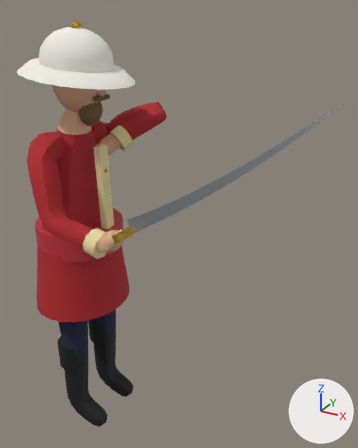
The glTF model models/era2/ingliz_otliq.glb: old version first, new version second.
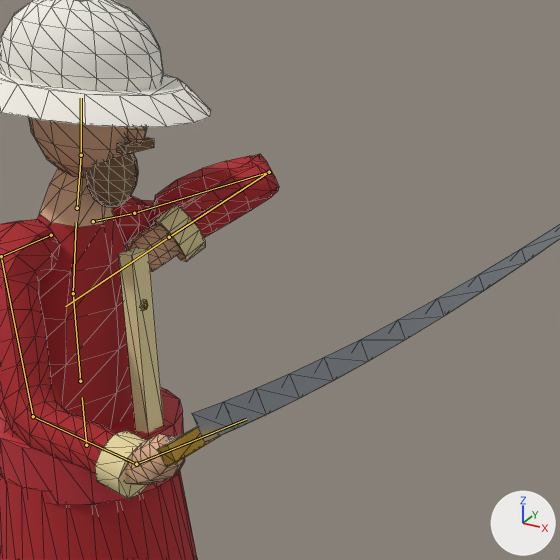
Old and new are each drawn whole from a 50 mm camera at (1.33, -1.548, 1.854) aimed at (0.436, 0.079, 1.04) and again close up on the part from 11% to 82% of the width and 7% to 64% of the height. The axes (+X, +Y, +Z) are drawn at lower right. The lights are the same throughout. The last two pictures show the newer version. Both versions are drawn at frame 24 of the action 'Block'; the numbers are the values there. The bones that change, and the others that lie on the model, are drawn over the model as lines in the close-ups. The close-ups show mesh edges as thin lines.

Names of what the first close-up shows: 'Body', 'Sword'.
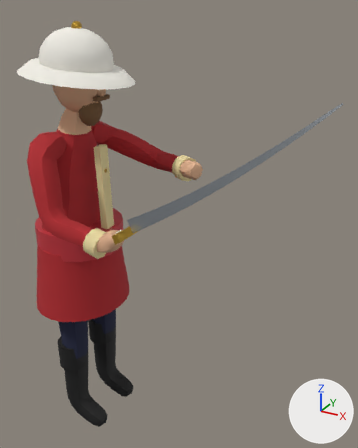
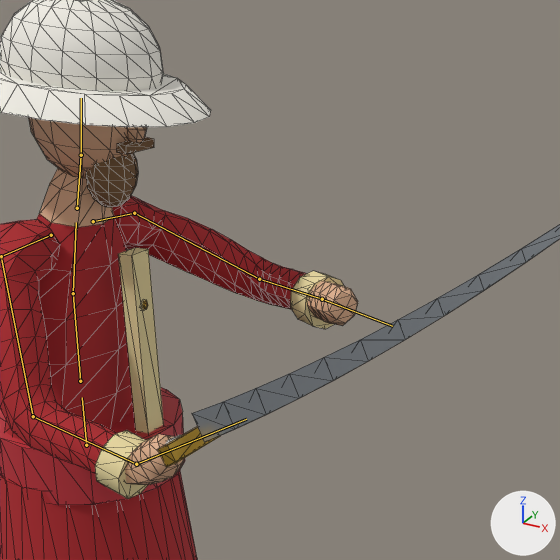
Changed parts and their boxes (x1, y1, x2, y2) in the close-ups (560 x 560 px):
```json
{"object": "Body", "change": "posed", "before": [0, 0, 279, 560], "after": [0, 0, 358, 560]}
{"bone": "UpperArm.L", "before": "(134, 213) to (269, 172)", "after": "(134, 213) to (259, 279)"}
{"bone": "ForeArm.L", "before": "(269, 172) to (169, 237)", "after": "(259, 279) to (322, 299)"}
```

Edits to the scene script, one JSON object a line:
```json
{"block": "bone_upperarm_l", "where": "bone_upperarm_l = bpy.data.objects['Rig'].pose.bones['UpperArm.L']  # child of 'Shoulder.L'"}
{"op": "set", "path": "bone_upperarm_l.rotation_quaternion", "old": "(0.527, 0.103, -0.276, -0.797)", "new": "(0.829, 0.087, -0.135, -0.535)", "note": "degrees (34, -7, -115) -> degrees (17, -7, -67)"}
{"block": "bone_forearm_l", "where": "bone_forearm_l = bpy.data.objects['Rig'].pose.bones['ForeArm.L']  # child of 'UpperArm.L'"}
{"op": "set", "path": "bone_forearm_l.rotation_quaternion", "old": "(0.139, -0.825, 0.177, -0.518)", "new": "(0.807, -0.193, 0.387, -0.402)", "note": "degrees (-136, -54, -47) -> degrees (-45, 28, -65)"}
```
